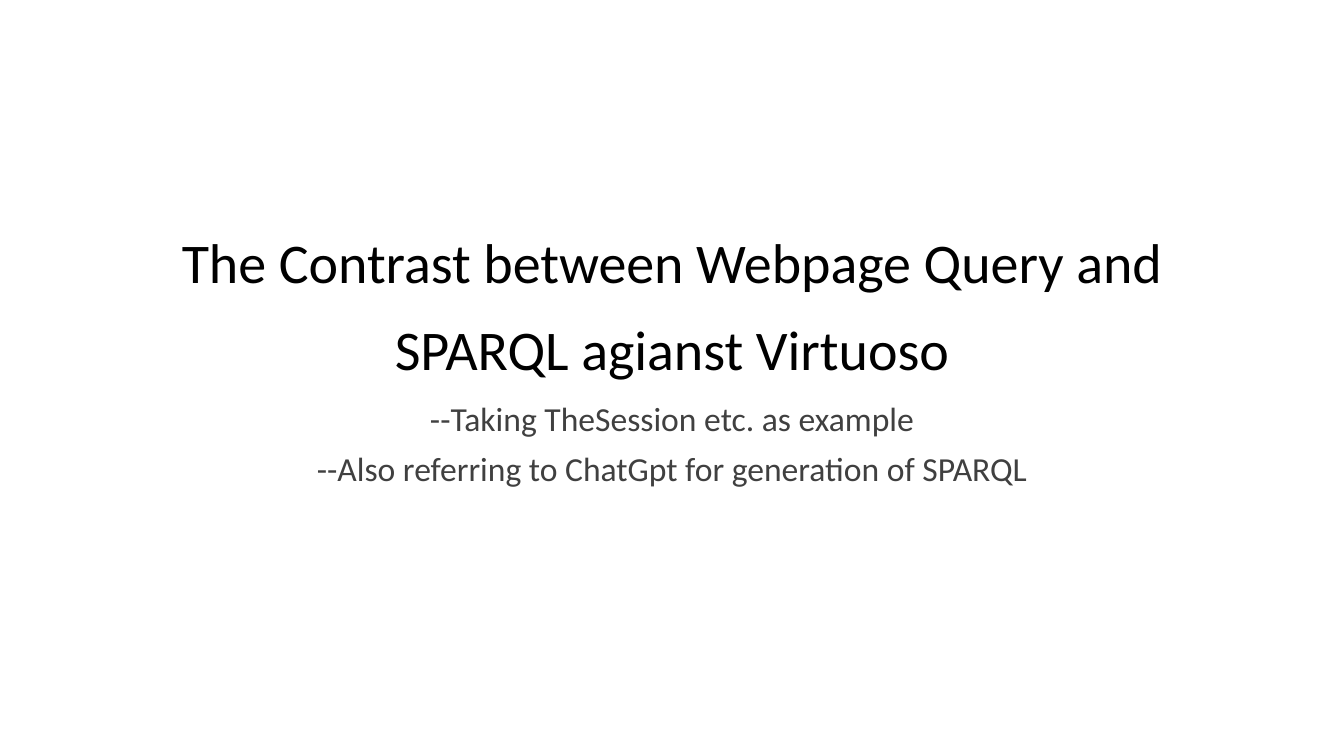
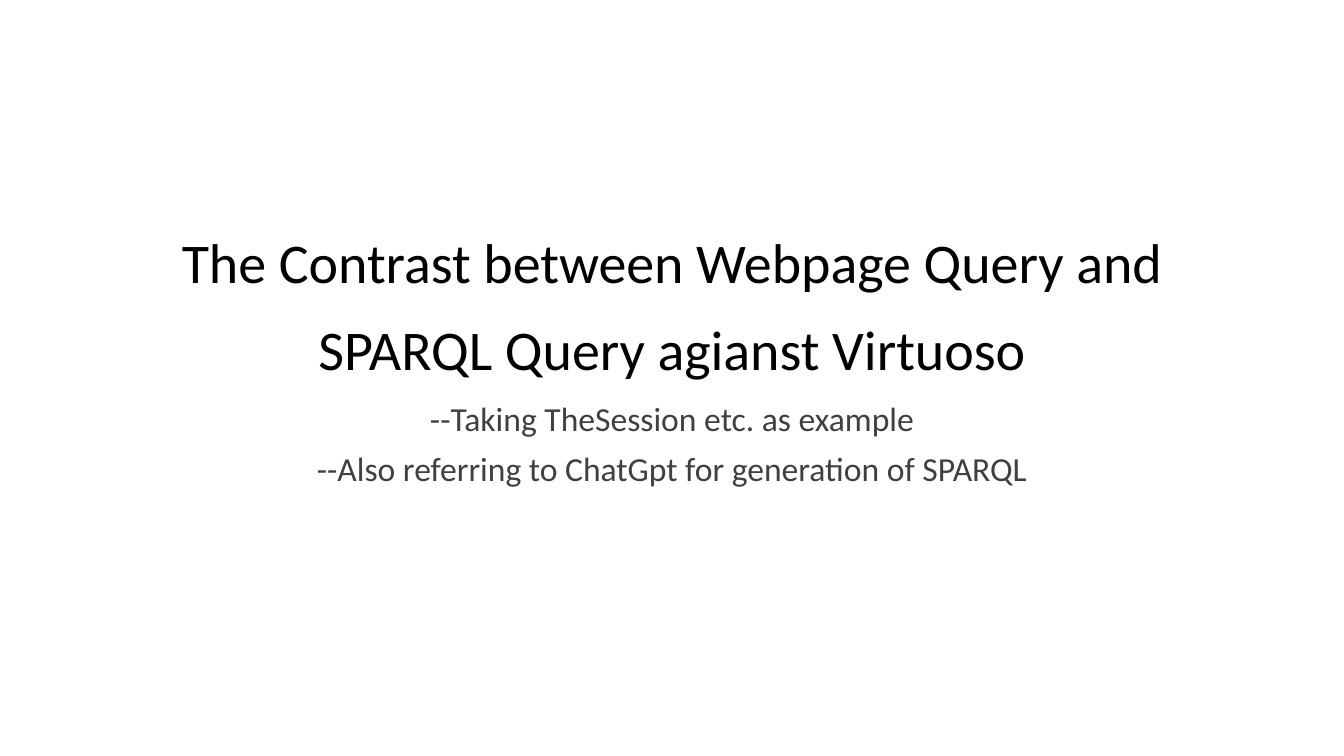
Before and after one commit to DDMAL/linkedmusic-queries, a slide deck: slide 1 of QueryContrast.ppt. Drawn at 1344x756 pixels with LibreOffice and Linux fonts; fonts in the diff are those of the drawing. Boxes give left, top, right and bottom in pixels: in the first picture for what was removed or moved away, otherwise in the second. Text is boxed around its words. In the diff, an @@ line names an element or a change of style, - is before the commit and + after.

```diff
--- a/QueryContrast.ppt
+++ b/QueryContrast.ppt
@@ title at [182,244,1162,380]: text changed @@
-The Contrast between Webpage Query and SPARQL agianst Virtuoso
+The Contrast between Webpage Query and SPARQL Query agianst Virtuoso
```
